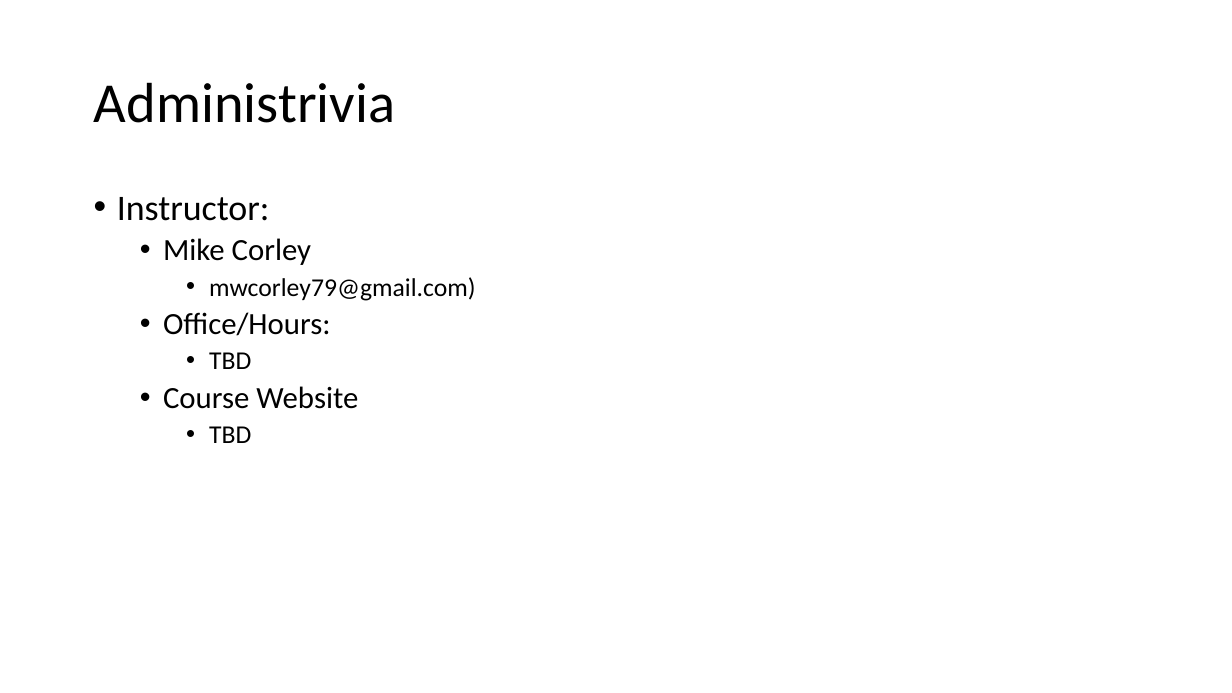
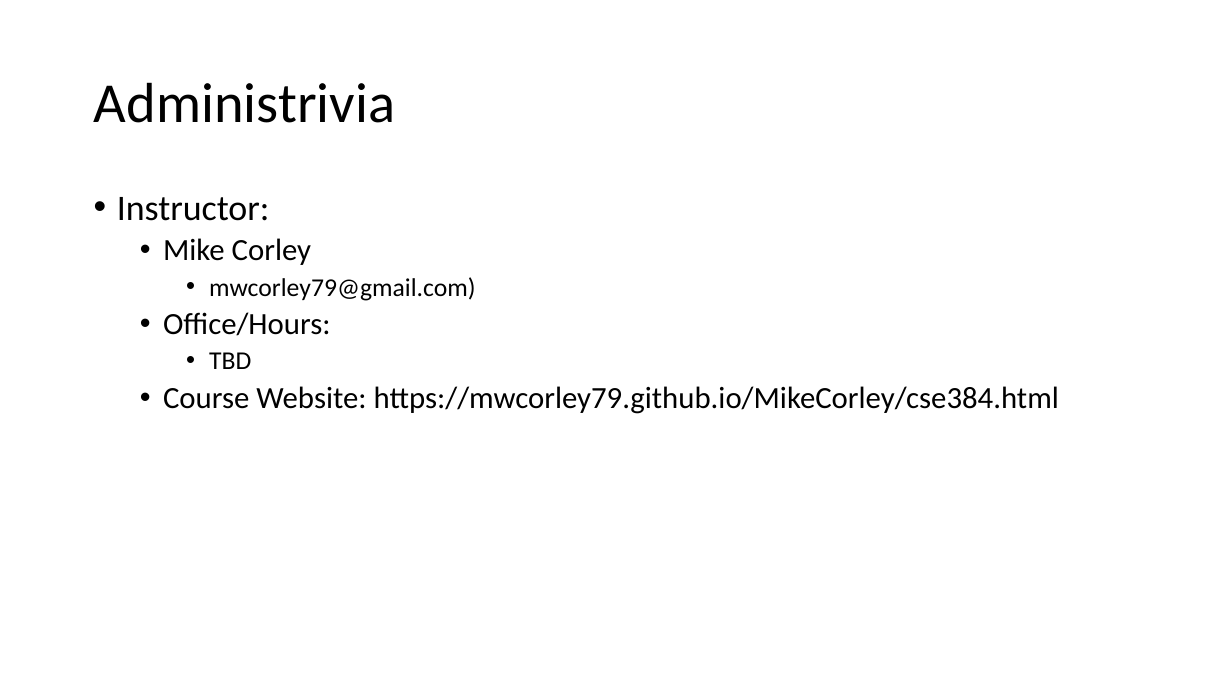
Before and after one commit to mwcorley79/MikeCorley, a slide deck: slide 2 of presentations/CSE384.ppt. Drawn at 1232x693 pixels with LibreOffice and Linux fonts; fonts in the diff are those of the drawing. Boxes give left, top, right and bottom in pixels: in the first picture for what was removed or moved away, otherwise in the second. Text is boxed around its words. In the diff, an @@ line names an element or a change of style, - is before the commit and + after.

```diff
--- a/presentations/CSE384.ppt
+++ b/presentations/CSE384.ppt
@@ text at (x1=163, y1=386, x2=1059, y2=414): text changed @@
-  • Course Website
-    • TBD
+  • Course Website: https://mwcorley79.github.io/MikeCorley/cse384.html
```
Also in this commit, not shown: 1 other slide changed, 1 slide removed, 2 other files.
